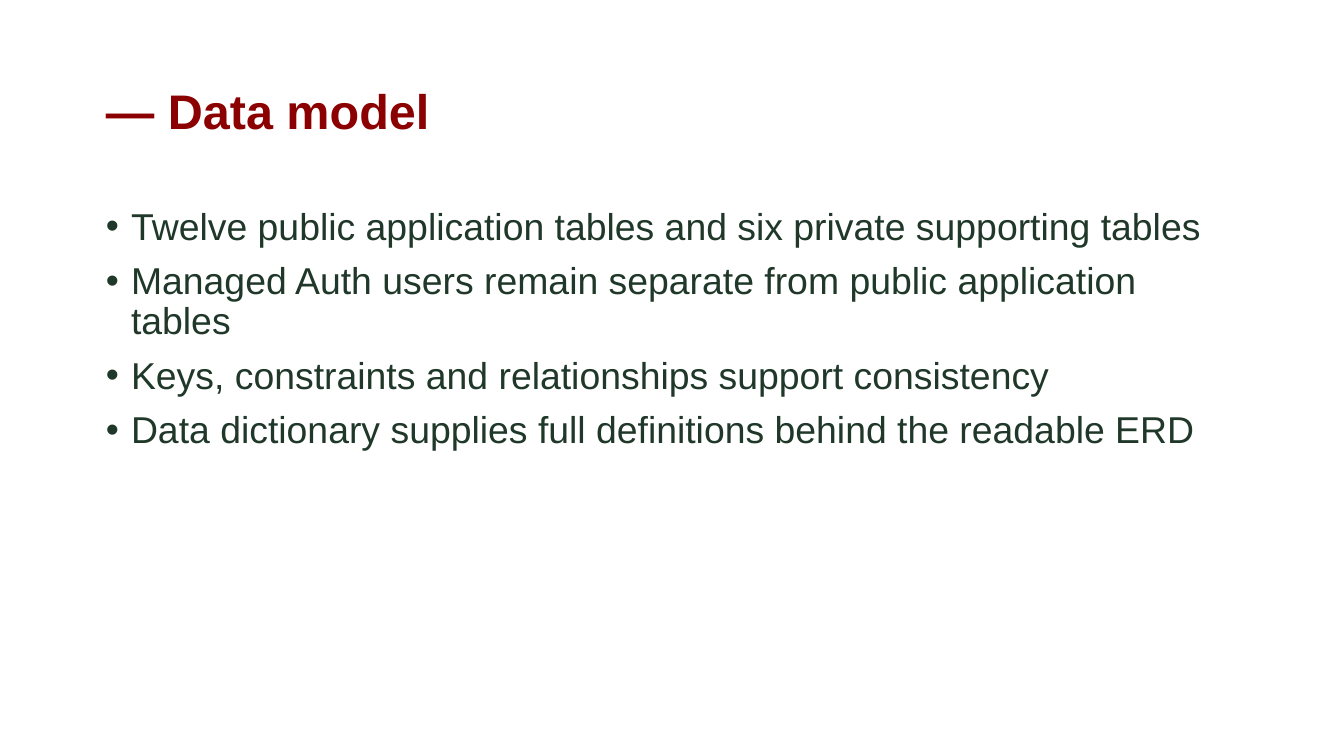
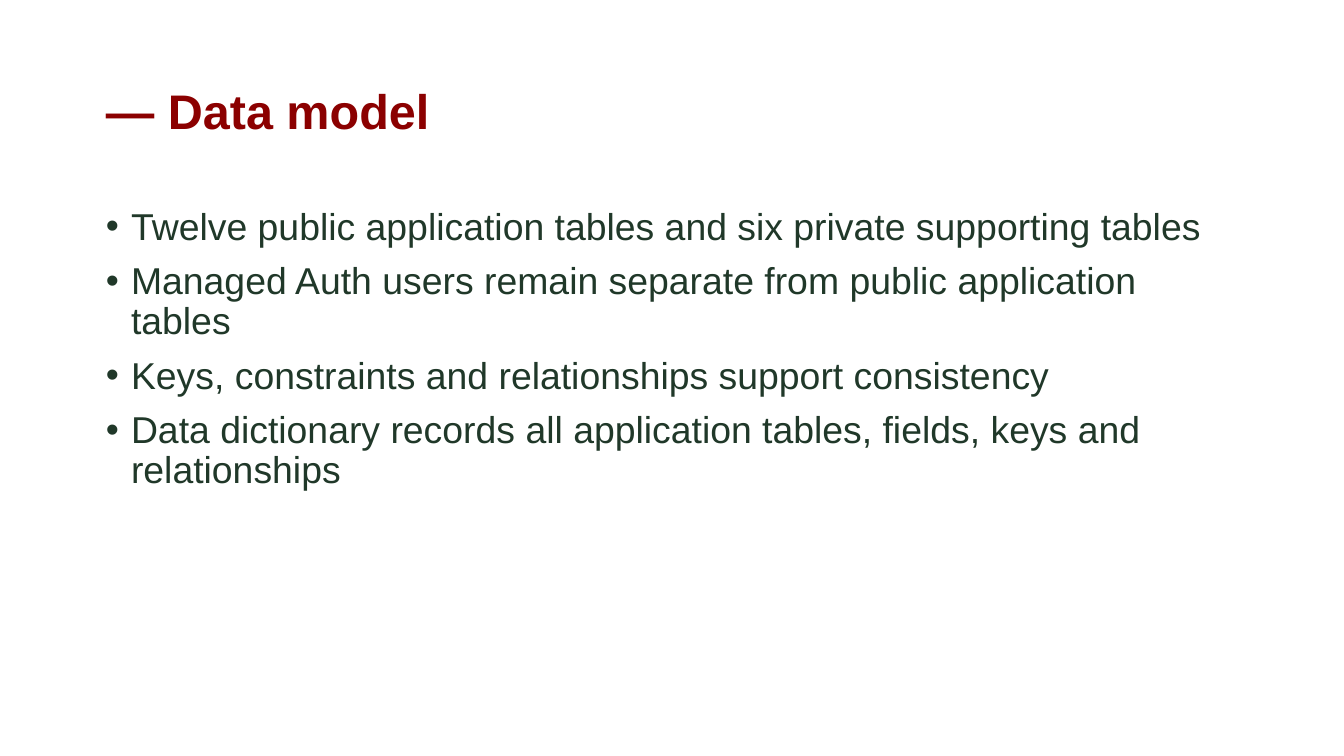
Before and after one commit to IronGrind/irongrind.github.io, a slide deck: slide 13 of Documentations/Defense/Capstone Presentation.pptx. Drawn at 1344x756 pixels with LibreOffice and Linux fonts; fonts in the diff are those of the drawing. Boxes give left, top, right and bottom in pixels: in the first picture for what was removed or moved away, otherwise in the second. Text is boxed around its words. In the diff, an @@ line names an element or a change of style, - is before the commit and + after.

```diff
--- a/Documentations/Defense/Capstone Presentation.pptx
+++ b/Documentations/Defense/Capstone Presentation.pptx
@@ text at [131,416,1140,491]: text changed @@
-• Data dictionary supplies full definitions behind the readable ERD
+• Data dictionary records all application tables, fields, keys and relationships
```
Also in this commit, not shown: 10 other files.
